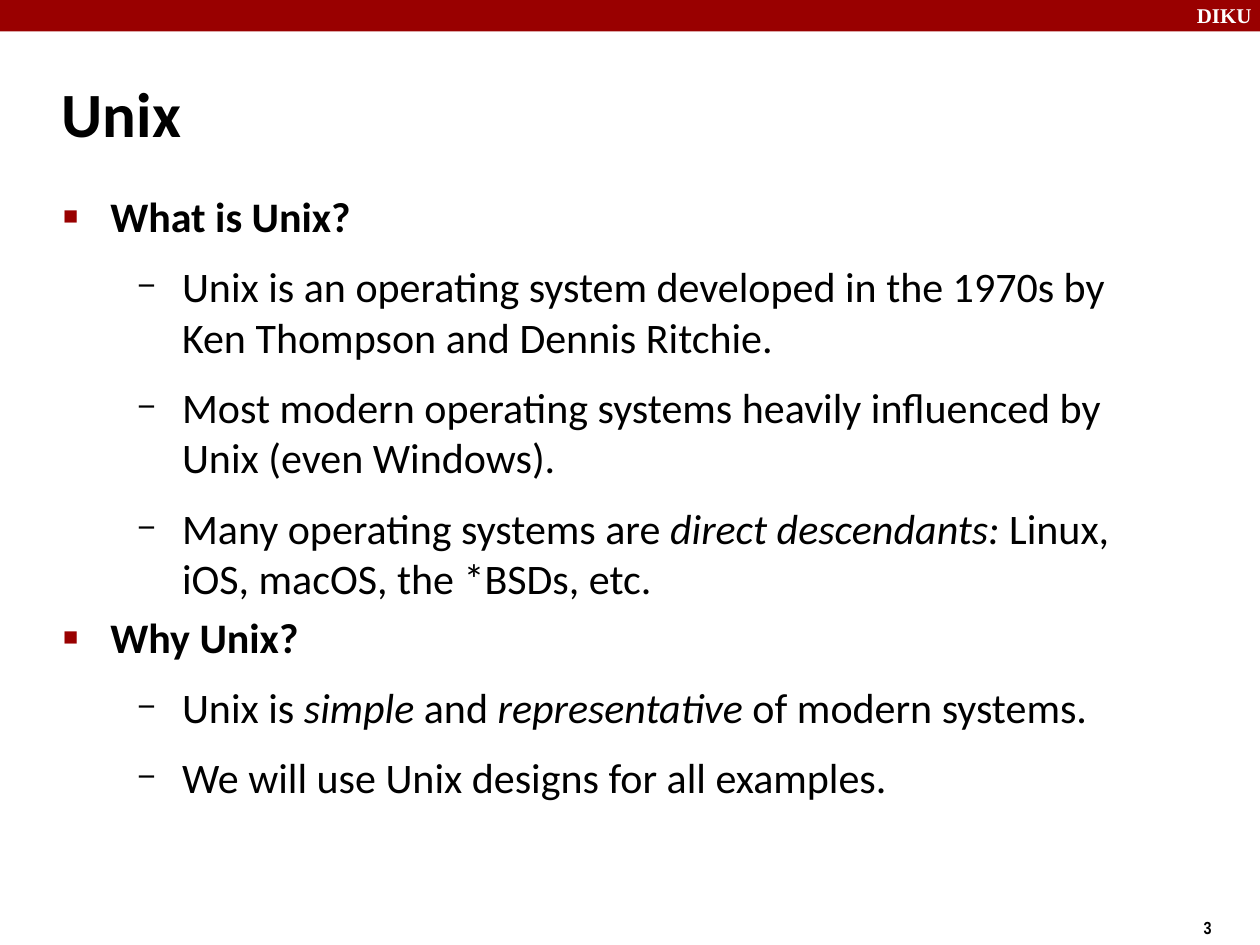
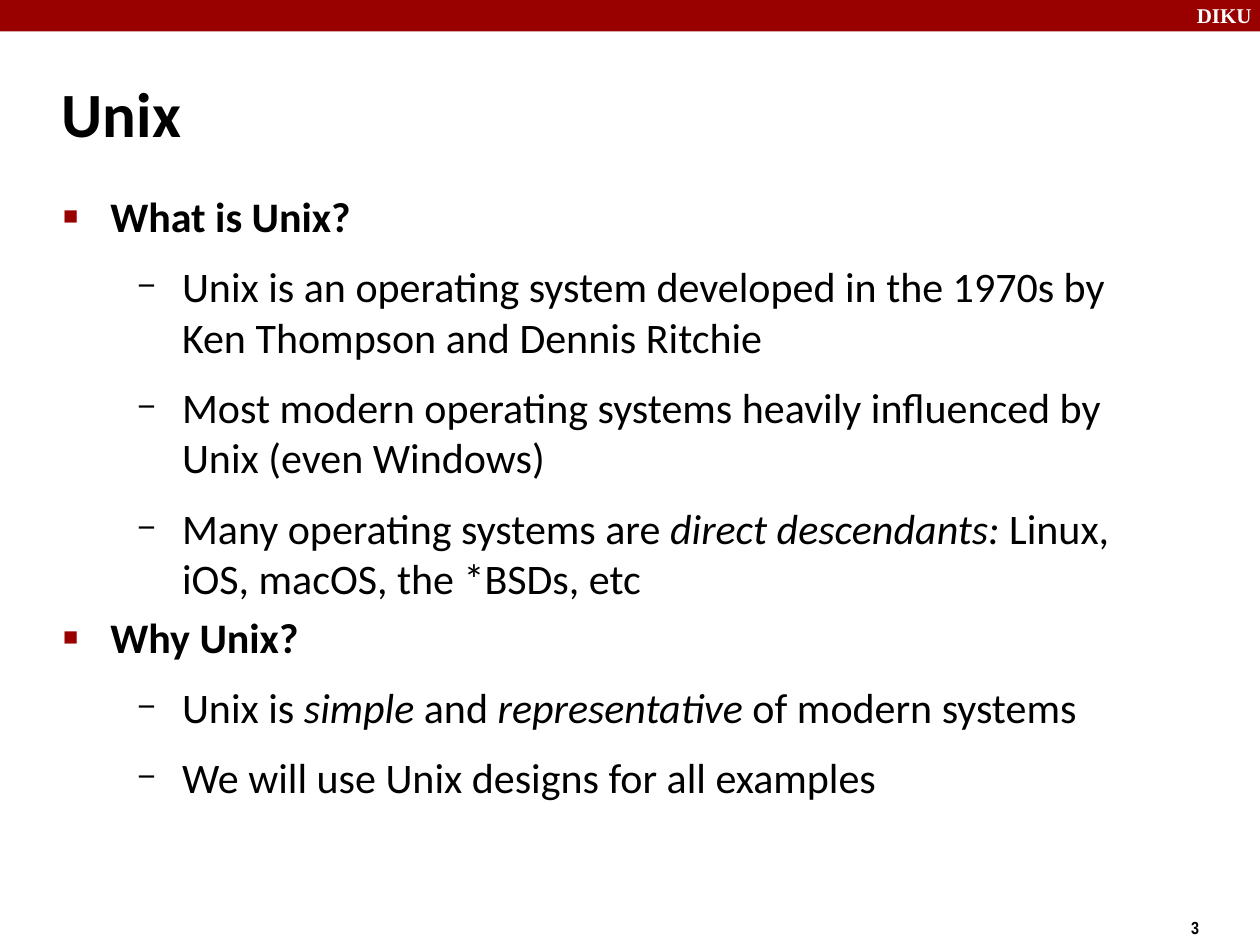
Before and after one commit to diku-compSys/compSys-e2020-pub, a slide deck: slide 3 of material/201019_exceptional_control_flow/exceptional-control-flow.odp. Drawn at 1260x945 pixels with LibreOffice and Linux fonts; fonts in the diff are those of the drawing. Boxes give left, top, right and bottom in pixels: in the first picture for what was removed or moved away, otherwise in the second. Text is boxed around its words. In the diff, an @@ line names an element or a change of style, - is before the commit and + after.

```diff
--- a/material/201019_exceptional_control_flow/exceptional-control-flow.odp
+++ b/material/201019_exceptional_control_flow/exceptional-control-flow.odp
@@ text at (x1=182, y1=272, x2=1109, y2=599): text changed @@
-  − Unix is an operating system developed in the 1970s by Ken Thompson and Dennis Ritchie.
-  − Most modern operating systems heavily influenced by Unix (even Windows).
-  − Many operating systems are direct descendants: Linux, iOS, macOS, the *BSDs, etc.
+  − Unix is an operating system developed in the 1970s by Ken Thompson and Dennis Ritchie
+  − Most modern operating systems heavily influenced by Unix (even Windows)
+  − Many operating systems are direct descendants: Linux, iOS, macOS, the *BSDs, etc
@@ text at (x1=182, y1=693, x2=1077, y2=801): text changed @@
-  − Unix is simple and representative of modern systems.
-  − We will use Unix designs for all examples.
+  − Unix is simple and representative of modern systems
+  − We will use Unix designs for all examples
@@ page number moved from (x1=1204, y1=921, x2=1212, y2=935) to (x1=1191, y1=922, x2=1199, y2=934) @@
```
Also in this commit, not shown: 52 other slides changed, 4 other files.
